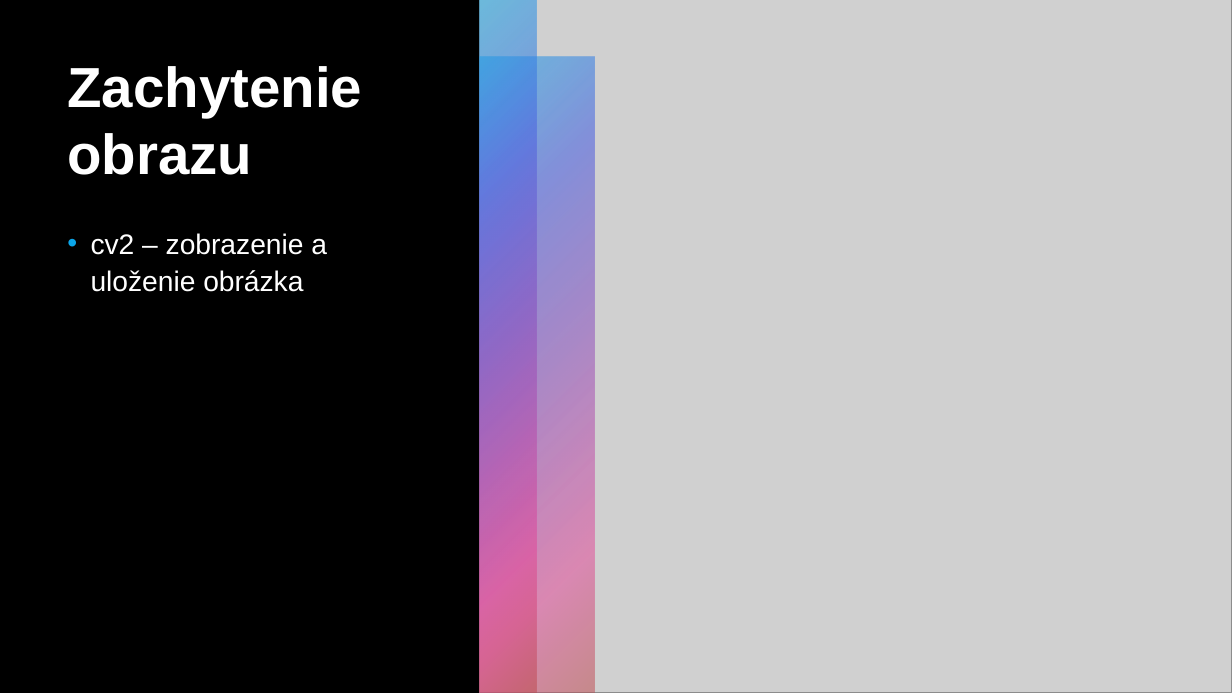
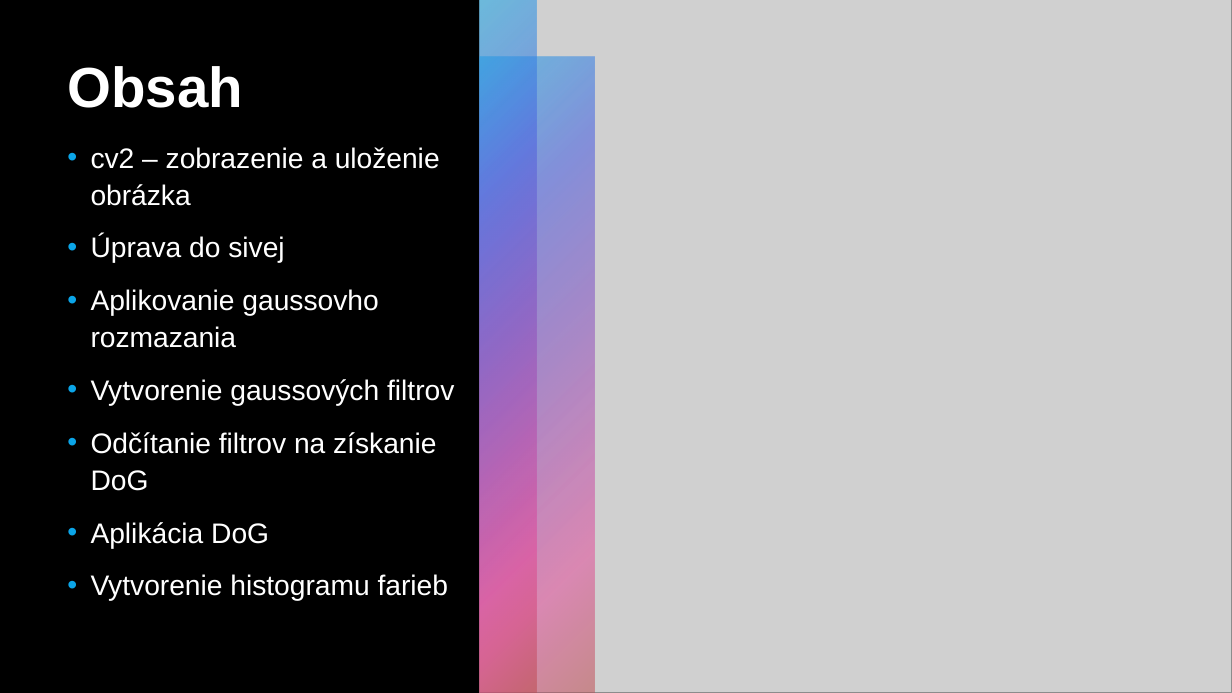
Before and after one commit to MichaZbor/PVSO_SarmZbor, a slide deck: slide 2 of Zad3_uloha_E/prez.pptx. Drawn at 1232x693 pixels with LibreOffice and Linux fonts; fonts in the diff are those of the drawing; grey boxes stand for pictures. Boxes give left, top, right and bottom in pixels: in the first picture for what was removed or moved away, otherwise in the second. Text is boxed around its words. In the diff, an @@ line names an element or a change of style, - is before the commit and + after.

```diff
--- a/Zad3_uloha_E/prez.pptx
+++ b/Zad3_uloha_E/prez.pptx
@@ title at (x1=67, y1=66, x2=243, y2=108): text changed @@
-Zachytenie obrazu
+Obsah
@@ text "cv2 – zobrazenie a uloženie ..." moved from (x1=91, y1=233, x2=327, y2=292) to (x1=91, y1=147, x2=454, y2=601) @@
@@ text at (x1=91, y1=235, x2=454, y2=601): paragraphs added @@
+• Úprava do sivej
+• Aplikovanie gaussovho rozmazania
+• Vytvorenie gaussových filtrov
+• Odčítanie filtrov na získanie DoG
+• Aplikácia DoG
+• Vytvorenie histogramu farieb
```
Also in this commit, not shown: 3 other slides changed, 1 slide added, 1 other file.
